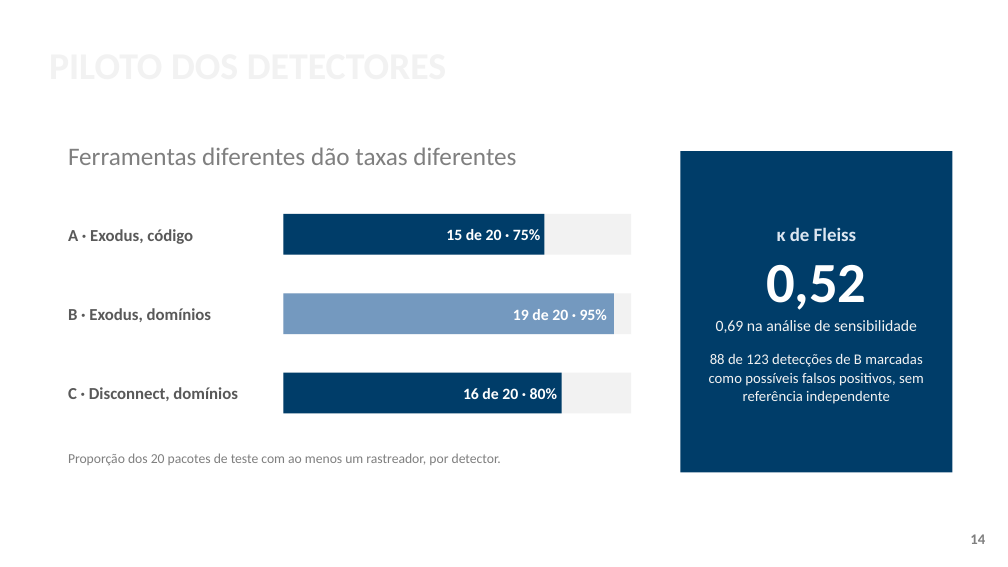
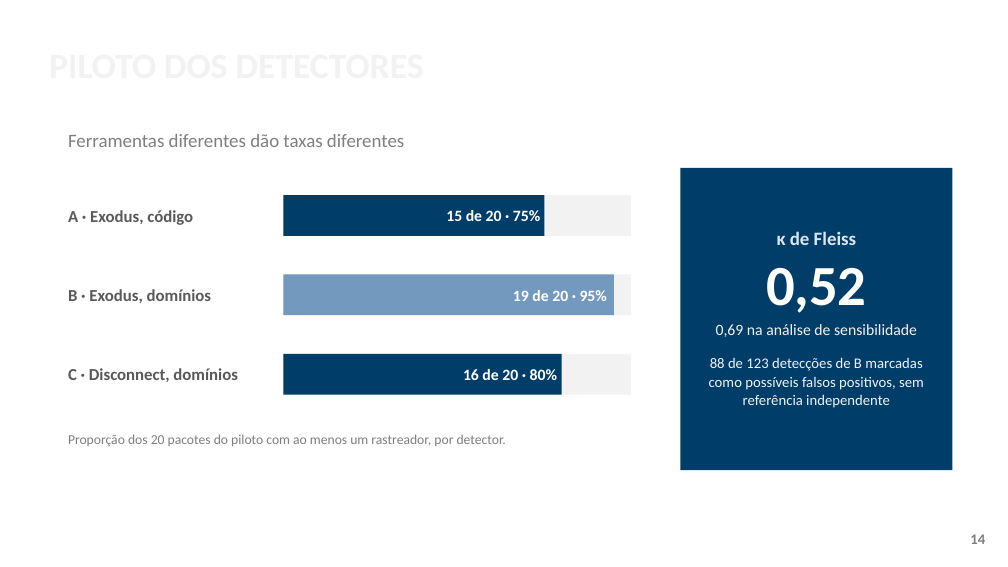
Before and after one commit to ClaudioAMF1/TCC, a slide deck: slide 14 of tcc/apresentacao/apresentacao-defesa-final.pptx. Drawn at 1008x567 pixels with LibreOffice and Linux fonts; fonts in the diff are those of the drawing; background and template pictures are left out. Boxes give left, top, right and bottom in pixels: in the first picture for what was removed or moved away, otherwise in the second. Text is boxed around its words. In the diff, an @@ line names an element or a change of style, - is before the commit and + after.

```diff
--- a/tcc/apresentacao/apresentacao-defesa-final.pptx
+++ b/tcc/apresentacao/apresentacao-defesa-final.pptx
@@ text "Ferramentas diferentes dão taxas diferentes" moved from (x1=68, y1=147, x2=516, y2=165) to (x1=68, y1=134, x2=404, y2=147) @@
@@ text "Ferramentas diferentes dão taxas diferentes" at (x1=68, y1=134, x2=404, y2=147): size 24 to 18 pt @@
@@ rectangle resized from (x1=681, y1=151, x2=953, y2=473) to (x1=681, y1=168, x2=953, y2=470) @@
@@ text "κ de Fleiss" moved from (x1=709, y1=227, x2=924, y2=404) to (x1=709, y1=231, x2=924, y2=408) @@
@@ 6 texts, 6 rectangles moved together from (x1=68, y1=214, x2=631, y2=414) to (x1=68, y1=195, x2=631, y2=395) @@
@@ text at (x1=68, y1=434, x2=506, y2=446): text changed @@
-Proporção dos 20 pacotes de teste com ao menos um rastreador, por detector.
+Proporção dos 20 pacotes do piloto com ao menos um rastreador, por detector.
```
Also in this commit, not shown: 21 other slides changed, 2 slides added, 10 other files.
